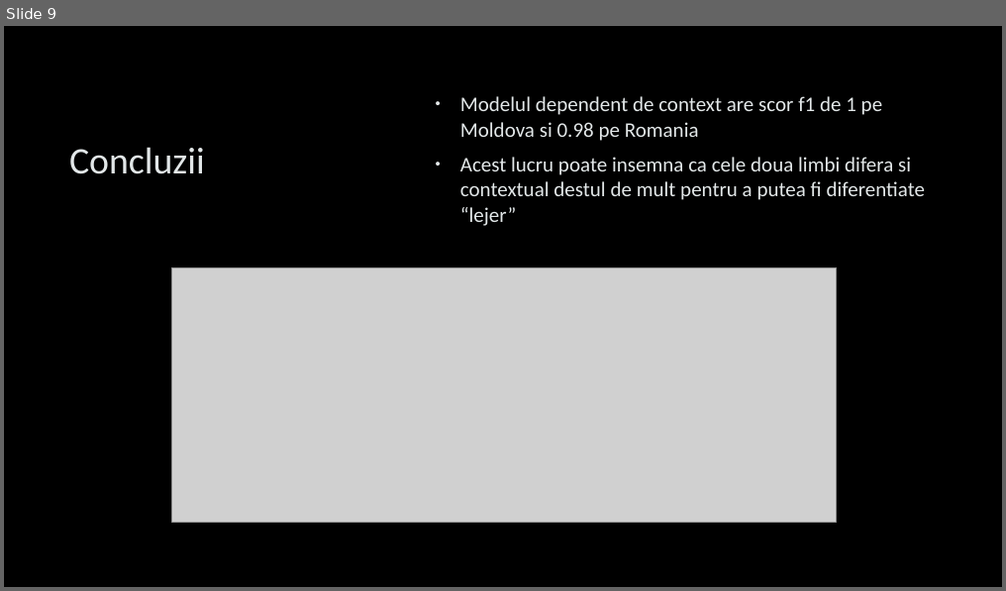
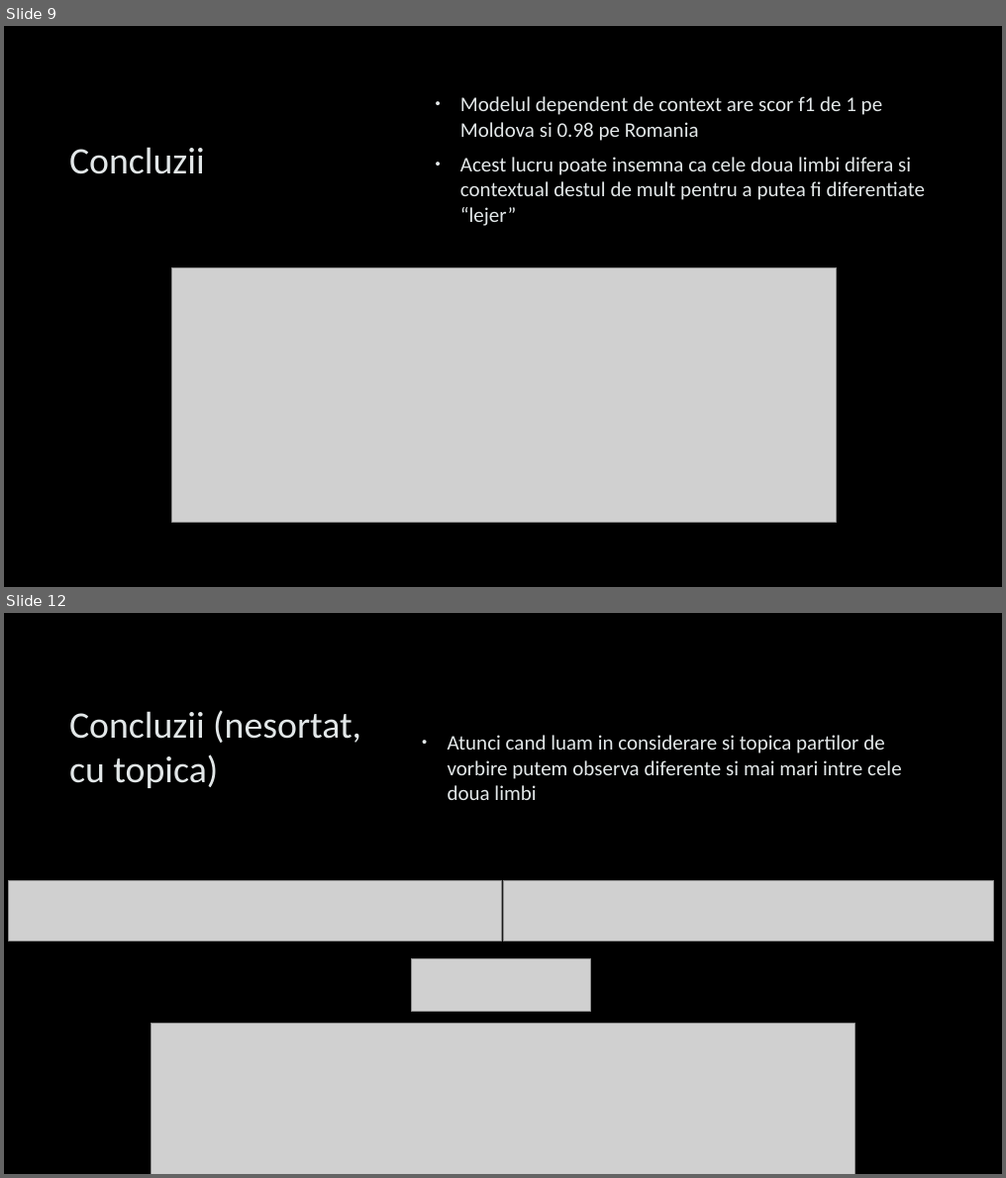
Before and after one commit to AlexTindeche/Romanian-Language-Study_Romania-Moldova, a slide deck: Presentation.pptx. Shown one above the other, each under a label of ours: slide 9 before the commit, slides 9 and 12 after it; the slides between them are not shown. The pictures are 1006x591 and 1006x1178 pixels, drawn with LibreOffice and Linux fonts; fonts in the diff are those of the drawing; grey boxes stand for pictures; background and template pictures are left out. Boxes give left, top, right and bottom in pixels: in the first picture for what was removed or moved away, otherwise in the second. Text is boxed around its words. In the diff, an @@ line names an element or a change of style, - is before the commit and + after.

```diff
--- a/Presentation.pptx
+++ b/Presentation.pptx
@@ slide 12 added at (x1=4, y1=613, x2=1002, y2=1174), background picture (left out) @@
@@ title added at (x1=69, y1=710, x2=361, y2=788), 36 pt, text #E2E7E8 @@
+Concluzii (nesortat, cu topica)
@@ text added at (x1=448, y1=735, x2=902, y2=800), 20 pt, text #E2E7E8 @@
+• Atunci cand luam in considerare si topica partilor de vorbire putem observa diferente si mai mari intre cele doua limbi
@@ picture added at (x1=9, y1=881, x2=501, y2=942) @@
@@ picture added at (x1=503, y1=881, x2=994, y2=942) @@
@@ picture added at (x1=411, y1=959, x2=591, y2=1011) @@
@@ picture added at (x1=152, y1=1023, x2=855, y2=1174) @@
```
Also in this commit, not shown: 2 slides changed, 4 other slides added, 2 other files.
